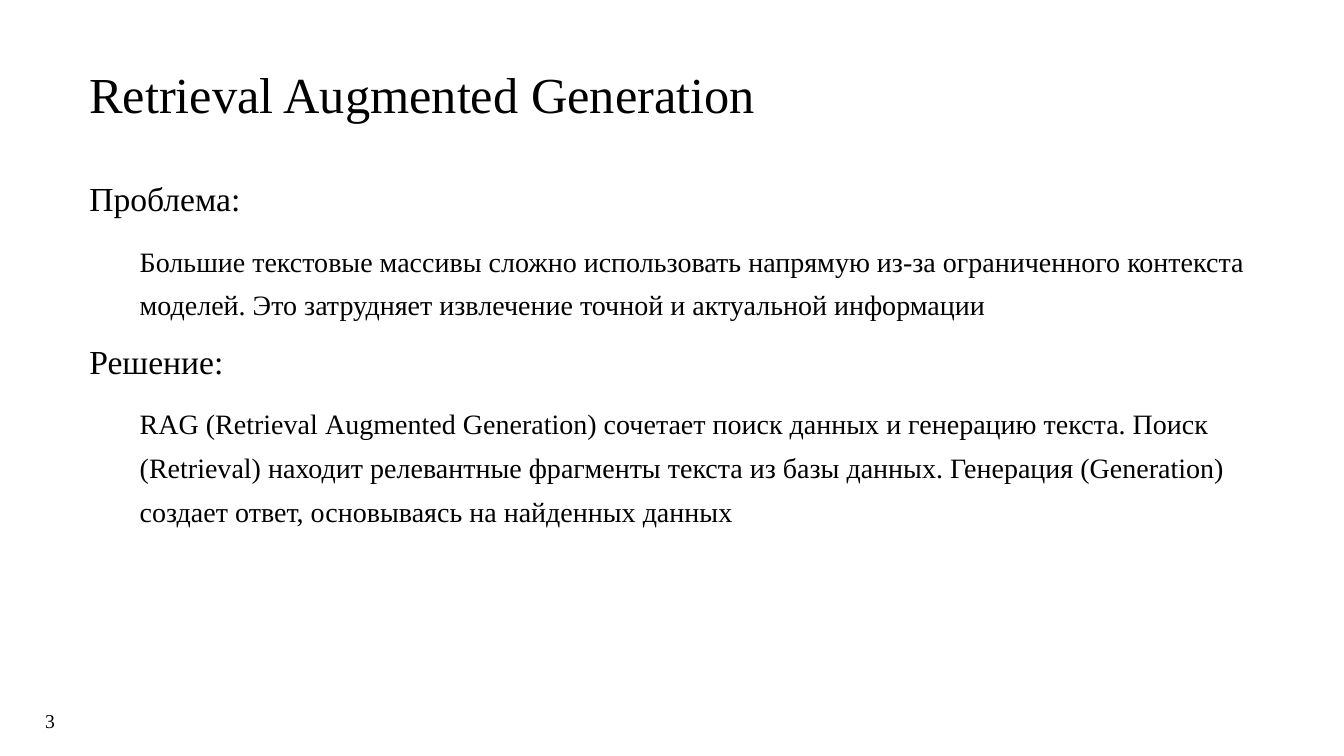
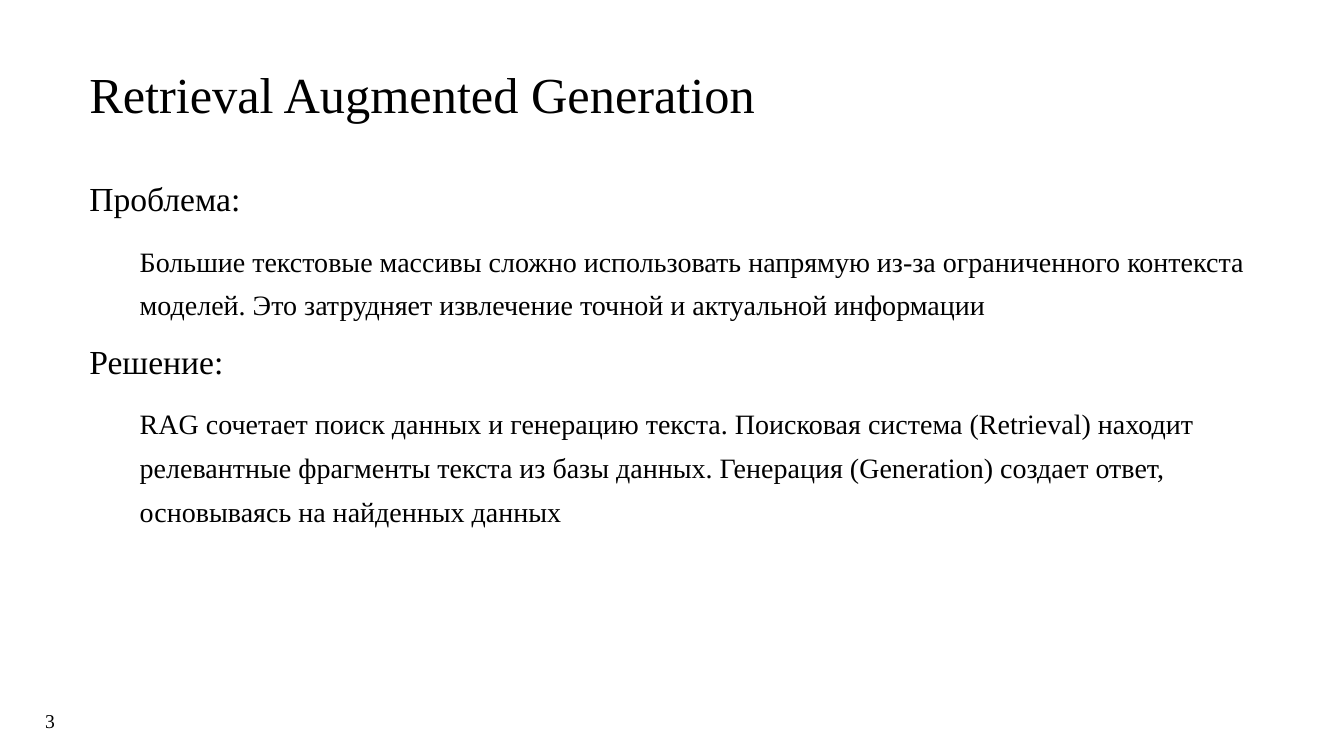
Before and after one commit to Syrenny/diploma-text, a slide deck: slide 3 of report_20.05/21930_Сыренный.pptx. Drawn at 1344x756 pixels with LibreOffice and Linux fonts; fonts in the diff are those of the drawing. Boxes give left, top, right and bottom in pixels: in the first picture for what was removed or moved away, otherwise in the second. Text is boxed around its words. In the diff, an @@ line names an element or a change of style, - is before the commit and + after.

```diff
--- a/report_20.05/21930_Сыренный.pptx
+++ b/report_20.05/21930_Сыренный.pptx
@@ text at [140,414,1193,527]: text changed @@
-  RAG (Retrieval Augmented Generation) сочетает поиск данных и генерацию текста. Поиск (Retrieval) находит релевантные фрагменты текста из базы данных. Генерация (Generation) создает ответ, основываясь на найденных данных
+  RAG сочетает поиск данных и генерацию текста. Поисковая система (Retrieval) находит релевантные фрагменты текста из базы данных. Генерация (Generation) создает ответ, основываясь на найденных данных
```
Also in this commit, not shown: 6 other slides changed, 2 slides added, 1 slide removed, 4 other files.
